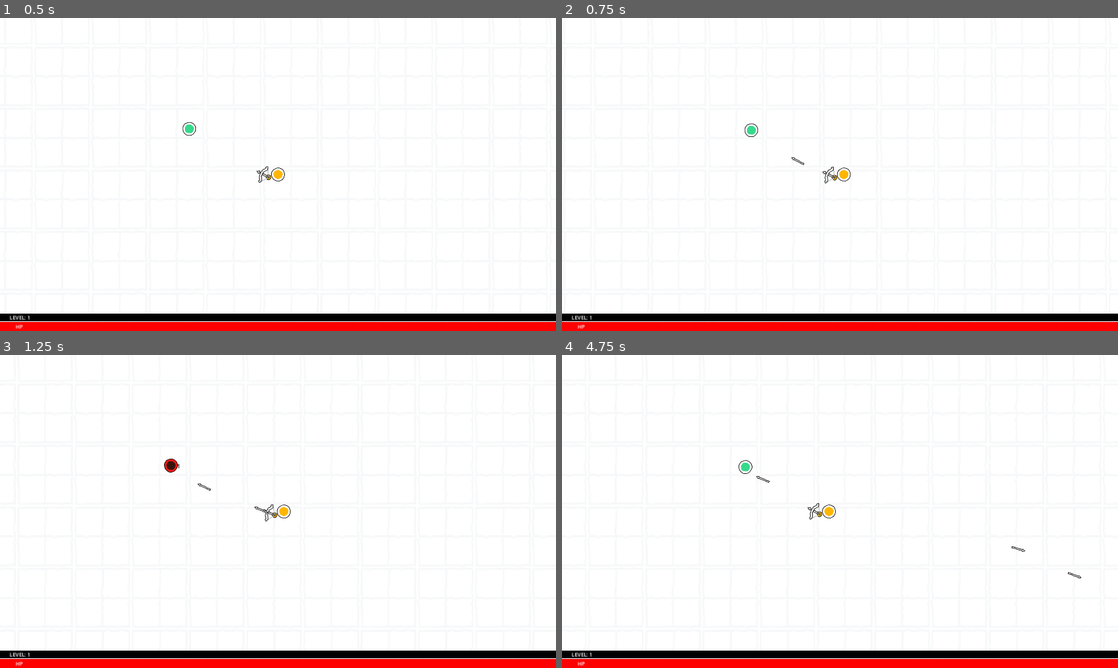
Above: before the commit, frames 1-4 (two rows, left to right).
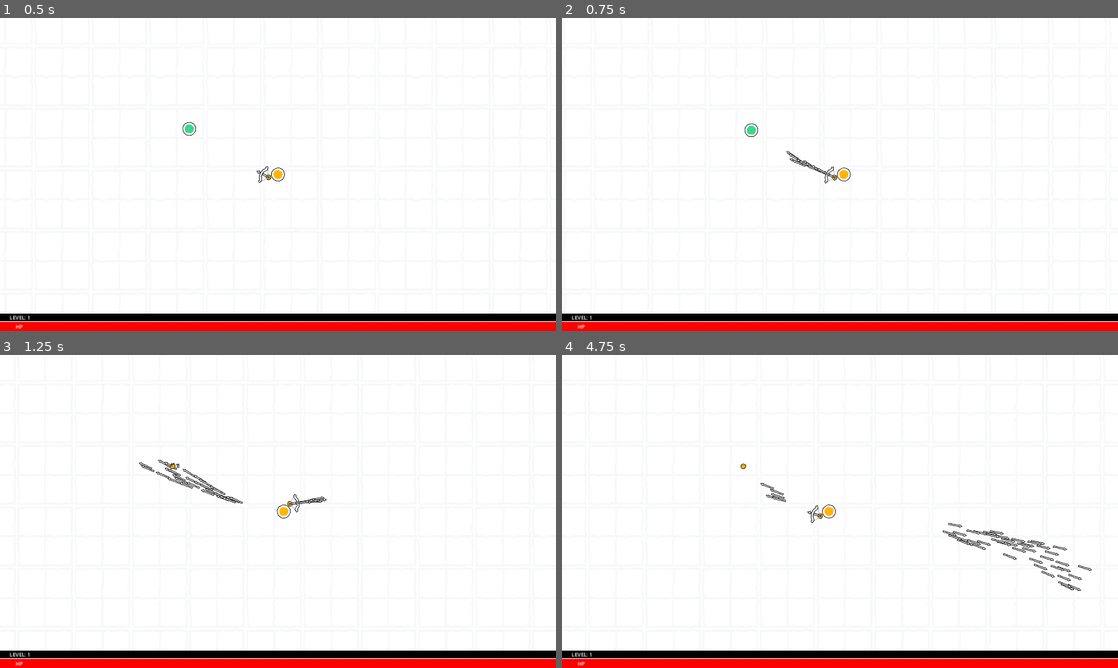
Above: after the commit, the same moments.

Repository: kickflip-games/papercut
Game: Godot game, scene res://scenes/game.tscn
Same seed, same stepped clock (60 frames per second), same inputs: the game is played once before the commit and once after it.
Inputs (mouse positions are in pixels of both pictures, inside the frame that each line leads up to):
- Up to frame 1 (0.5 s): no input
- Up to frame 2 (0.75 s): tap Enter (ui_accept) at 0.5 s; move the mouse to (962, 158) at 0.52 s; press the mouse at (962, 158) at 0.53 s; hold D (right) from 0.53 s (still down)
- Up to frame 3 (1.25 s): keep holding D (right); tap Enter (ui_accept) at 0.77 s
- Up to frame 4 (4.75 s): move the mouse to (728, 527) at 1.27 s; release D (right) at 1.28 s; release the mouse at (728, 527) at 1.28 s; hold S (down) 1.28-2.03 s; click (728, 527) at 1.35 s; tap Enter (ui_accept) at 1.52, 3.02, 3.77, 4.52 s; move the mouse to (895, 442) at 2.02 s; press the mouse at (895, 442) at 2.03 s; hold D (right) 2.03-2.78 s; move the mouse to (812, 574) at 2.77 s; release the mouse at (812, 574) at 2.78 s; hold W (up) 2.78-3.53 s; click (812, 574) at 2.85 s; move the mouse to (1006, 558) at 3.52 s; press the mouse at (1006, 558) at 3.53 s; hold A (left) from 3.53 s (still down); move the mouse to (673, 464) at 4.27 s; release the mouse at (673, 464) at 4.28 s; click (673, 464) at 4.35 s

Frame 1 is identical in both runs. In frame 2, 0.1% of the frame differs, in the area x 40-49%, y 42-51%; in frame 3, 0.6%; in frame 4, 1.0%, in the area x 31-96%, y 33-76%.

Commit message:
add deathmahine

Diff:
--- a/scenes/weapons/Bow.gd
+++ b/scenes/weapons/Bow.gd
@@ -1,10 +1,25 @@
 extends Weapon
 
-@onready var shootPoint:Marker2D = $Marker2D
+@onready var shoot_point:Marker2D = $Marker2D
 
 
 var arrow:PackedScene = preload("res://scenes/weapons/arrow.tscn")
 
+@export_range(0.001,50) var shot_arc_lim:float
+
+func _init():
+	cooldown = 0.01
+
+
+func _get_rand_angle():
+	var angle = randf_range(-shot_arc_lim, shot_arc_lim)
+	print("angle: ", angle)
+	return deg_to_rad(angle)
+
+func _get_shot_dir():
+	var dir = global_position.direction_to(shoot_point.global_position)
+	var shot_dir = dir.rotated(_get_rand_angle())
+	return shot_dir
 
 
 func shoot():
@@ -12,10 +27,13 @@
 	if not attack_enabled:
 		return
 
+	var shot_dir = _get_shot_dir()
 	var arrow_instance = arrow.instantiate()
+
+	arrow_instance.global_transform = shoot_point.global_transform
 	get_tree().get_root().call_deferred("add_child", arrow_instance)
-	arrow_instance.global_transform = shootPoint.global_transform
-	arrow_instance.direction_vector = global_position.direction_to(shootPoint.global_position)
+	arrow_instance.speed = 500
+	arrow_instance.direction_vector = shot_dir
 	cooldown_timer.start(cooldown)
 	enable_attack(false)
 
@@ -24,3 +42,20 @@
 func _physics_process(delta):
 	if Input.is_action_pressed("shoot"):
 		shoot()
+
+
+func _draw():
+	draw_line(
+		Vector2(),
+		shoot_point.position,
+		Color.GREEN,
+		5
+	)
+	draw_arc(
+		Vector2.ZERO,
+		position.distance_to(shoot_point.position) * 0.1,
+		-deg_to_rad(shot_arc_lim) + PI/2,
+		deg_to_rad(shot_arc_lim) + PI/2,
+		10,
+		Color.GREEN
+	)
--- a/scenes/weapons/Bow.tscn
+++ b/scenes/weapons/Bow.tscn
@@ -4,8 +4,9 @@
 [ext_resource type="Texture2D" uid="uid://ccbqw12fmmbw0" path="res://assets/kenney_scribble_dungeons/PNG/Items/weapon_bow_arrow.png" id="2_eicd7"]
 
 [node name="Bow" type="Area2D"]
-position = Vector2(82, 78)
+position = Vector2(203, 101)
 script = ExtResource("1_njpy4")
+shot_arc_lim = 5.358
 
 [node name="Sprite2D" type="Sprite2D" parent="."]
 rotation = 3.14159
--- a/scenes/weapons/arrow.gd
+++ b/scenes/weapons/arrow.gd
@@ -1,8 +1,14 @@
 extends Weapon
+class_name Arrow
 
 
-var direction_vector:Vector2
 
+
+var direction_vector:Vector2:
+	set(d):
+		direction_vector = d
+		var point_at:Vector2 = position + direction_vector*speed*0.1
+		self.look_at(point_at + Vector2.RIGHT)
 
 
 func _on_death():
@@ -16,7 +22,8 @@
 	cleanup()
 
 
-
-
 func _physics_process(delta):
 	position += direction_vector*speed*delta
+
+func _draw():
+	draw_line(Vector2.ZERO, direction_vector, Color.AQUAMARINE)
--- a/scenes/weapons/arrow.tscn
+++ b/scenes/weapons/arrow.tscn
@@ -13,16 +13,17 @@
 script = ExtResource("1_17ppk")
 
 [node name="AttackBox" parent="." instance=ExtResource("2_8ox7y")]
+position = Vector2(0, 23)
+rotation = 1.5708
 collision_layer = 4
 collision_mask = 8
 
 [node name="CollisionShape2D" parent="AttackBox" index="0"]
-position = Vector2(0, -22.5)
+position = Vector2(-23, 1.90735e-06)
 shape = SubResource("RectangleShape2D_yx5qc")
 
 [node name="Sprite" type="Sprite2D" parent="."]
-position = Vector2(0, -23)
-rotation = 3.14159
+rotation = 1.5708
 texture = ExtResource("3_xd3do")
 
 [node name="VisibleOnScreenNotifier2D" type="VisibleOnScreenNotifier2D" parent="."]
--- /dev/null
+++ b/scenes/weapons/test.tscn
@@ -0,0 +1,14 @@
+[gd_scene load_steps=3 format=3 uid="uid://wctpoo7t5mn6"]
+
+[ext_resource type="PackedScene" uid="uid://drqeygsg8j7nn" path="res://scenes/weapons/Bow.tscn" id="1_5pfx4"]
+[ext_resource type="PackedScene" uid="uid://davwsqeo4t1jy" path="res://scenes/weapons/arrow.tscn" id="2_4hqpl"]
+
+[node name="test" type="Node2D"]
+
+[node name="Bow" parent="." instance=ExtResource("1_5pfx4")]
+position = Vector2(586, 337)
+rotation = -3.05433
+
+[node name="arrow" parent="." instance=ExtResource("2_4hqpl")]
+position = Vector2(760, 336)
+rotation = 0.785398
--- a/scenes/weapons/weapon.gd
+++ b/scenes/weapons/weapon.gd
@@ -26,6 +26,7 @@
 
 ## CLEANUP SIGNAL
 signal remove_from_array(object)
+
 
 func _ready():
 	set_init_references()
